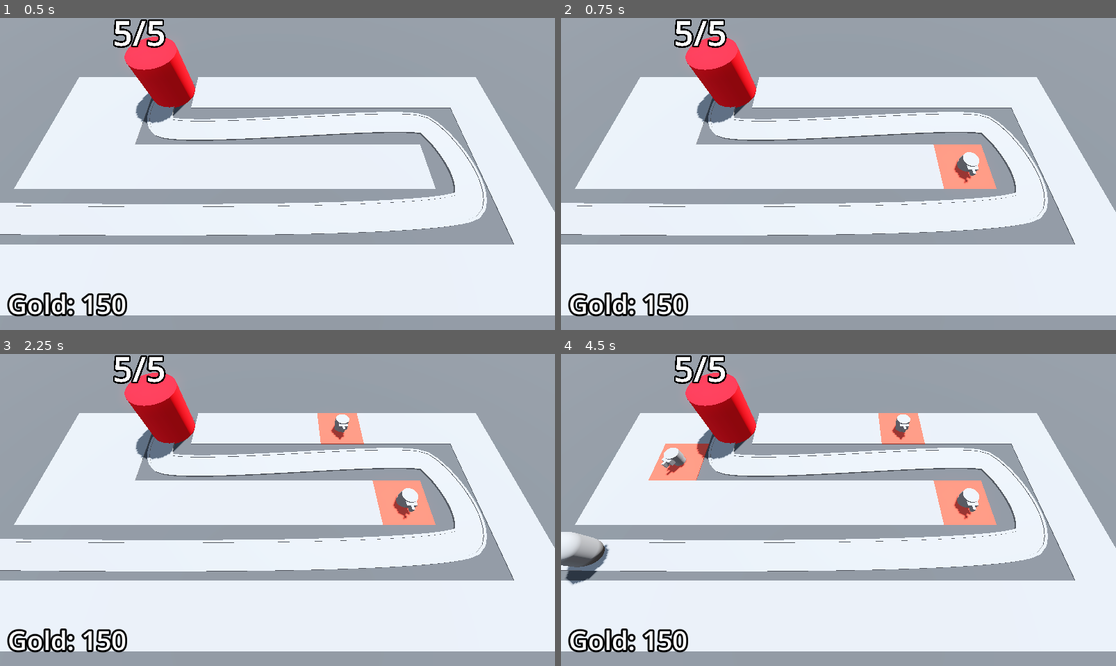
Above: before the commit, frames 1-4 (two rows, left to right).
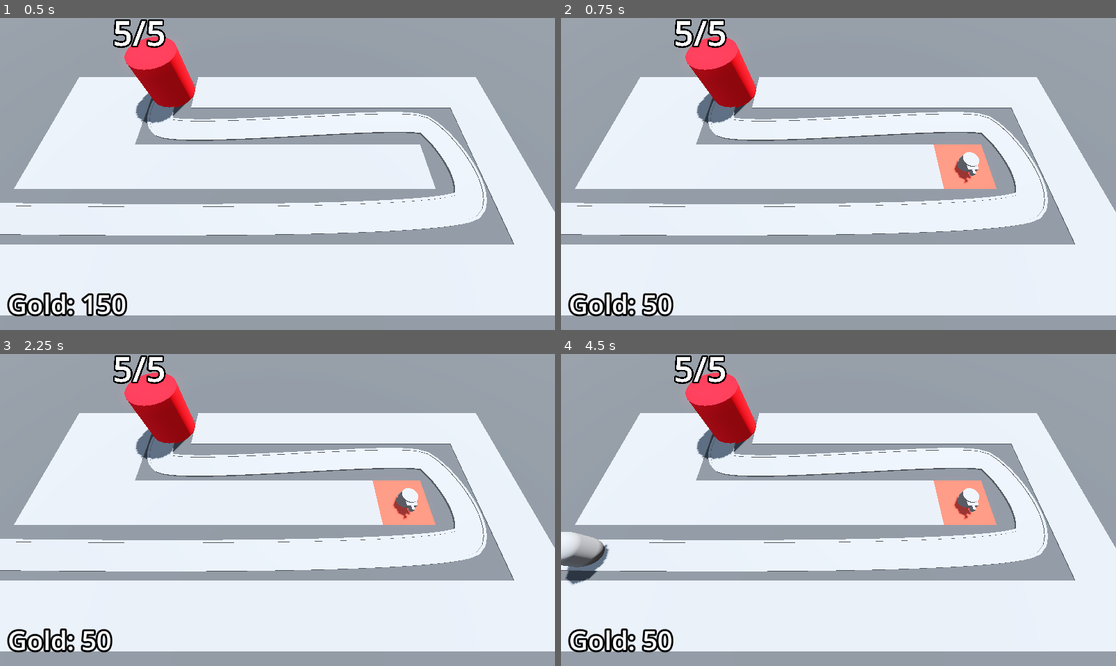
Above: after the commit, the same moments.

Repository: pyxn/godot-barbarian-blaster
Game: Godot game, scene res://Scenes/BaseLevel.tscn
The game is run twice, just before and just after one commit, with the same random seed, the same clock (stepped at 60 frames per second) and the same inputs.
Inputs (mouse positions are in pixels of both pictures, inside the frame that each line leads up to):
- Up to frame 1 (0.5 s): no input
- Up to frame 2 (0.75 s): tap Enter at 0.5 s; move the mouse to (960, 158) at 0.52 s; press the mouse at (960, 158) at 0.53 s
- Up to frame 3 (2.25 s): tap Space at 1.25 s; move the mouse to (166, 525) at 1.27 s; release the mouse at (166, 525) at 1.28 s; click (166, 525) at 1.35 s; tap Enter at 2 s; move the mouse to (333, 441) at 2.02 s; press the mouse at (333, 441) at 2.03 s
- Up to frame 4 (4.5 s): tap Space at 2.75 s; move the mouse to (810, 572) at 2.77 s; release the mouse at (810, 572) at 2.78 s; click (810, 572) at 2.85 s; move the mouse to (1005, 556) at 3.52 s; press the mouse at (1005, 556) at 3.53 s; move the mouse to (672, 463) at 4.27 s; release the mouse at (672, 463) at 4.28 s; click (672, 463) at 4.35 s

Frame 1 is identical in both runs. In frame 2, 0.4% of the frame differs, in the area x 14-23%, y 87-96%; in frame 3, 1.0%; in frame 4, 1.9%, in the area x 14-66%, y 18-96%.

Commit message:
55/Earning and spending gold

Diff:
--- a/Scenes/BaseLevel.tscn
+++ b/Scenes/BaseLevel.tscn
@@ -118,7 +118,7 @@
 turret = ExtResource("6_rdr20")
 enemy_path = NodePath("../EnemyPath")
 
-[node name="Bank" type="MarginContainer" parent="."]
+[node name="Bank" type="MarginContainer" parent="." groups=["Bank"]]
 anchors_preset = 15
 anchor_right = 1.0
 anchor_bottom = 1.0
--- a/Scenes/Enemy/Enemy.gd
+++ b/Scenes/Enemy/Enemy.gd
@@ -2,8 +2,10 @@
 
 @export var speed: float = 2.414
 @export var max_health: int = 50
+@export var gold_value: int = 15
 @onready var base = get_tree().get_first_node_in_group("Base")
 @onready var animation_player: AnimationPlayer = $AnimationPlayer
+@onready var bank = get_tree().get_first_node_in_group("Bank")
 
 var current_health: int:
 	set(health_in):
@@ -11,6 +13,7 @@
 			animation_player.play("TakeDamage")
 		current_health = health_in
 		if current_health < 1:
+			bank.gold += gold_value
 			queue_free()
 
 func _ready():
--- a/Scenes/RayPickerCamera/RayPickerCamera.gd
+++ b/Scenes/RayPickerCamera/RayPickerCamera.gd
@@ -2,24 +2,31 @@
 
 @export var gridmap: GridMap
 @export var turret_manager: Node3D
+@export var turret_cost: int = 100
 @onready var ray_cast_3d: RayCast3D = $RayCast3D
+@onready var bank = get_tree().get_first_node_in_group("Bank")
 
 # Called every frame. 'delta' is the elapsed time since the previous frame.
 func _process(delta: float) -> void:
+
 	var mouse_position: Vector2 = get_viewport().get_mouse_position()
 	ray_cast_3d.target_position = project_local_ray_normal(mouse_position) * 100.0
 	ray_cast_3d.force_raycast_update()
 
 	if ray_cast_3d.is_colliding():
-		Input.set_default_cursor_shape(Input.CURSOR_POINTING_HAND)
-		var collider = ray_cast_3d.get_collider()
-		if Input.is_action_pressed("click"):
-			if collider is GridMap:
-				var collision_point = ray_cast_3d.get_collision_point()
-				var cell = gridmap.local_to_map(collision_point)
-				if gridmap.get_cell_item(cell) == 0:
-					gridmap.set_cell_item(cell, 1)
-					var tile_position = gridmap.map_to_local(cell)
-					turret_manager.build_turret(tile_position)
+		if bank.gold >= turret_cost:
+			Input.set_default_cursor_shape(Input.CURSOR_POINTING_HAND)
+			var collider = ray_cast_3d.get_collider()
+			if Input.is_action_pressed("click"):
+				if collider is GridMap:
+					var collision_point = ray_cast_3d.get_collision_point()
+					var cell = gridmap.local_to_map(collision_point)
+					if gridmap.get_cell_item(cell) == 0:
+						gridmap.set_cell_item(cell, 1)
+						var tile_position = gridmap.map_to_local(cell)
+						turret_manager.build_turret(tile_position)
+						bank.gold -= turret_cost
+		else:
+			Input.set_default_cursor_shape(Input.CURSOR_ARROW)
 	else:
 		Input.set_default_cursor_shape(Input.CURSOR_ARROW)
